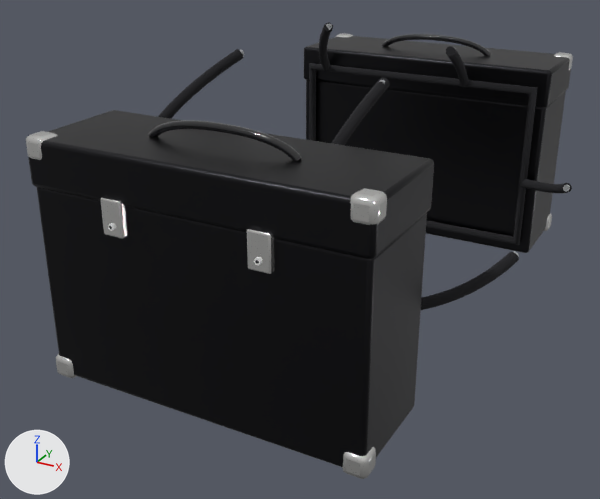
Before and after pictures for a commit that changed the glTF model Data/BikesV2/common/panniers/alu_black.glb.
The view is the same before and after, from a 50 mm camera at (0.66, -1.329, 0.871) aimed at (-0.01, -0.111, 0.261). Every picture has the same lights, and +X, +Y and +Z are marked at lower left. The picture after the commit comes second. Vertices at exactly the same position are counted once.

Objects in the first picture: 'panniers_alu_black'.
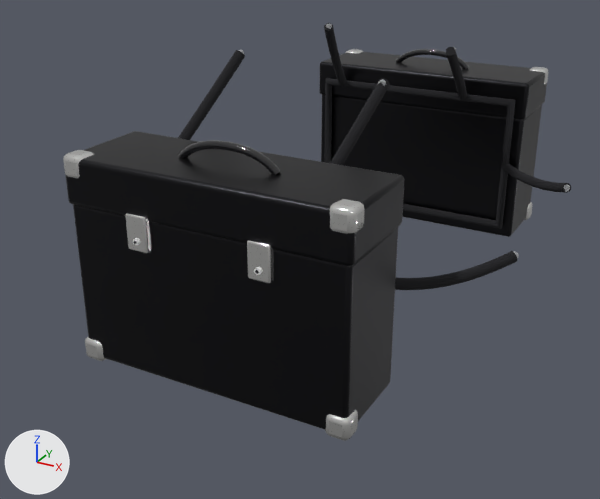
Location of each change, (x1, y1, x2, y2) in pixels of the pictures (600 x 499 px; the box of a moved part takes in the faces that stretch with it):
'panniers_alu_black', reshaped (7% narrower, 8% shorter): before (26, 23, 573, 479); after (63, 23, 571, 441)
part 1 of me_panniers_alu_black, moved or reshaped: before (37, 187, 427, 467); after (73, 205, 398, 429)
part 2 of me_panniers_alu_black, moved or reshaped: before (28, 110, 434, 259); after (66, 131, 404, 266)
part 3 of me_panniers_alu_black, moved or reshaped: before (306, 80, 566, 253); after (321, 95, 542, 237)
part 4 of me_panniers_alu_black, moved or reshaped: before (304, 36, 571, 108); after (319, 52, 547, 120)
part 5 of me_panniers_alu_black, moved or reshaped: before (56, 354, 76, 378); after (85, 337, 106, 361)
part 6 of me_panniers_alu_black, moved or reshaped: before (26, 131, 58, 160); after (63, 150, 94, 178)
part 7 of me_panniers_alu_black, moved or reshaped: before (342, 447, 376, 479); after (325, 409, 358, 441)
part 8 of me_panniers_alu_black, moved or reshaped: before (350, 188, 387, 225); after (329, 199, 365, 234)
part 9 of me_panniers_alu_black, moved or reshaped: before (100, 197, 127, 239); after (125, 212, 152, 253)
part 10 of me_panniers_alu_black, moved or reshaped: before (247, 228, 275, 274); after (247, 239, 274, 284)
part 11 of me_panniers_alu_black, moved or reshaped: before (336, 33, 353, 37); after (345, 49, 363, 53)
part 12 of me_panniers_alu_black, moved or reshaped: before (544, 213, 552, 231); after (524, 202, 533, 220)
part 13 of me_panniers_alu_black, moved or reshaped: before (553, 52, 573, 70); after (530, 67, 549, 85)
part 14 of me_panniers_alu_black, moved or reshaped: before (108, 223, 115, 231); after (133, 238, 139, 245)
part 15 of me_panniers_alu_black, moved or reshaped: before (254, 257, 262, 265); after (254, 267, 262, 275)
part 16 of me_panniers_alu_black, moved or reshaped: before (309, 23, 572, 245); after (324, 23, 571, 229)
part 17 of me_panniers_alu_black, moved or reshaped: before (148, 49, 519, 310); after (178, 50, 517, 290)

Diff of the bpy script that builds the scene:
```diff
--- a/Data/BikesV2/common/panniers/alu_black.glb.py
+++ b/Data/BikesV2/common/panniers/alu_black.glb.py
@@ me_panniers_alu_black @@
-me_panniers_alu_black.from_pydata(...)  # 5256 vertices, 10328 faces; spans x -0.24..0.4, y -0.52..0.52, z 0.145..0.623
+me_panniers_alu_black.from_pydata(...)  # 5256 vertices, 10328 faces; spans x -0.199..0.399, y -0.493..0.493, z 0.174..0.621
+# me_panniers_alu_black part 1: the loose piece of 96 vertices spanning x -0.235..0.305, y -0.507..-0.322, z 0.15..0.47 is scaled about its middle by (0.848, 0.844, 0.813), then moved by (0.0, 0.014, 0.0)
+# me_panniers_alu_black part 2: the loose piece of 96 vertices spanning x -0.239..0.309, y -0.511..-0.318, z 0.466..0.54 is scaled about its middle by (0.85, 0.85, 1), then moved by (0.0, 0.014, -0.029)
+# me_panniers_alu_black part 3: the loose piece of 96 vertices spanning x -0.235..0.305, y 0.322..0.507, z 0.15..0.47 is scaled about its middle by (0.848, 0.844, 0.813), then moved by (0.0, -0.014, 0.0)
+# me_panniers_alu_black part 4: the loose piece of 96 vertices spanning x -0.239..0.309, y 0.318..0.511, z 0.466..0.54 is scaled about its middle by (0.85, 0.85, 1), then moved by (0.0, -0.014, -0.029)
+# me_panniers_alu_black part 5: the loose piece of 96 vertices spanning x -0.24..-0.202, y -0.512..-0.474, z 0.145..0.183 is moved by (0.04, 0.028, 0.029)
+# me_panniers_alu_black part 6: the loose piece of 96 vertices spanning x -0.24..-0.202, y -0.512..-0.474, z 0.506..0.544 is moved by (0.04, 0.028, -0.029)
+# me_panniers_alu_black part 7: the loose piece of 96 vertices spanning x 0.272..0.31, y -0.512..-0.474, z 0.145..0.183 is moved by (-0.041, 0.028, 0.029)
+# me_panniers_alu_black part 8: the loose piece of 96 vertices spanning x 0.272..0.31, y -0.512..-0.474, z 0.506..0.544 is moved by (-0.041, 0.028, -0.029)
+# me_panniers_alu_black part 9: the loose piece of 96 vertices spanning x -0.102..-0.066, y -0.517..-0.505, z 0.42..0.476 is moved by (0.018, 0.028, -0.029)
+# me_panniers_alu_black part 10: the loose piece of 96 vertices spanning x 0.136..0.172, y -0.517..-0.505, z 0.42..0.476 is moved by (-0.018, 0.028, -0.029)
+# me_panniers_alu_black part 11: the loose piece of 96 vertices spanning x -0.24..-0.202, y 0.474..0.512, z 0.506..0.544 is moved by (0.04, -0.028, -0.029)
+# me_panniers_alu_black part 12: the loose piece of 96 vertices spanning x 0.272..0.31, y 0.474..0.512, z 0.145..0.183 is moved by (-0.041, -0.028, 0.029)
+# me_panniers_alu_black part 13: the loose piece of 96 vertices spanning x 0.272..0.31, y 0.474..0.512, z 0.506..0.544 is moved by (-0.041, -0.028, -0.029)
+# me_panniers_alu_black part 14: the loose piece of 40 vertices spanning x -0.089..-0.079, y -0.52..-0.517, z 0.431..0.441 is moved by (0.018, 0.028, -0.029)
+# me_panniers_alu_black part 15: the loose piece of 40 vertices spanning x 0.149..0.159, y -0.52..-0.517, z 0.431..0.441 is moved by (-0.018, 0.028, -0.029)
+# me_panniers_alu_black part 16: 1518 of 5256 vertices moved; they spanned x -0.217..0.4, y 0.147..0.52, z 0.173..0.623 and now span x -0.177..0.399, y 0.145..0.493, z 0.202..0.621; mean shift (0.0, -0.005, -0.016); largest move (0.281, 0.311, 0.301) -> (0.238, 0.313, 0.33)
+# me_panniers_alu_black part 17: 1494 of 5256 vertices moved; they spanned x -0.217..0.4, y -0.421..-0.147, z 0.173..0.623 and now span x -0.177..0.399, y -0.407..-0.145, z 0.202..0.621; mean shift (0.0, 0.004, -0.015); largest move (0.281, -0.311, 0.301) -> (0.238, -0.313, 0.33)
+# other edits to the shape of me_panniers_alu_black do not show in these pictures
 me_panniers_alu_black.materials.append(mat_d3_lugaluk)
```
